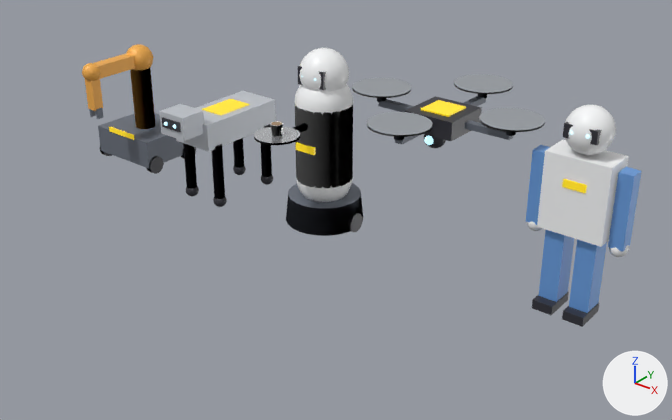
Renders of the glTF model web/public/ar/prueba_sin_escaneo.glb from each side of a commit.
Before and after are seen from a 50 mm lens placed at (3.83, -3.65, 3.0), pointed at (0.54, 0.46, 0.45). The axes (+X, +Y, +Z) are drawn at lower right. The lights are the same throughout. The older version comes first. Both versions are drawn at frame 465 of the action 'entrega_cafe'; the numbers are the values there.

In view in the first picture: 'brazo', 'robot_cuadrupedo', 'robot_dron', 'robot_humanoide', 'robot_industrial', 'robot_servicio'.
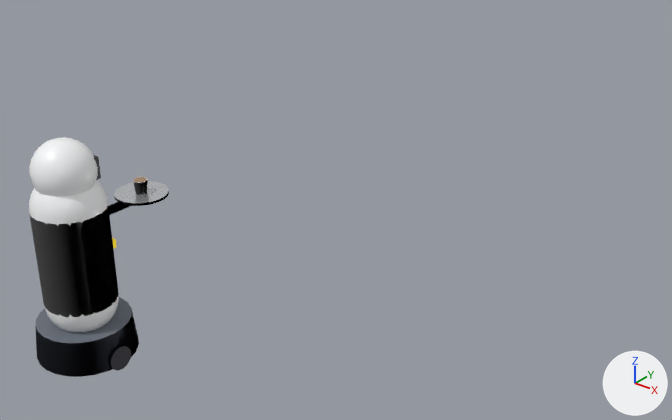
What changed in the scene script:
```text
Change ob_robot_industrial:
    ob_robot_industrial.scale: (1.0, 1.0, 1.0) -> (0.001, 0.001, 0.001)
Change ob_robot_cuadrupedo:
    ob_robot_cuadrupedo.scale: (1.0, 1.0, 1.0) -> (0.001, 0.001, 0.001)
Change ob_robot_servicio:
    ob_robot_servicio.location: (0.0, 1.0, 0.0) -> (0.0, -1.097, 0.0)
    ob_robot_servicio.rotation_euler: (0.0, 0.0, 0.0) -> (0.0, 0.0, 3.142)  # degrees (0, 0, 0) -> degrees (0, 0, 180)
Change ob_robot_dron:
    ob_robot_dron.scale: (1.0, 1.0, 1.0) -> (0.001, 0.001, 0.001)
Change ob_robot_humanoide:
    ob_robot_humanoide.scale: (1.0, 1.0, 1.0) -> (0.001, 0.001, 0.001)
```

Location of each change, (x1, y1, x2, y2) in pixels of the pictures (672 x 420 px):
'robot_servicio', moved, turned
    before: (286, 48, 363, 236)
    after: (29, 137, 139, 377)
'robot_humanoide', rescaled (not visible afterwards)
    before: (526, 105, 642, 327)
'robot_dron', rescaled (not visible afterwards)
    before: (352, 74, 545, 148)
'robot_cuadrupedo', rescaled (not visible afterwards)
    before: (159, 91, 276, 207)
'robot_industrial', rescaled (not visible afterwards)
    before: (82, 44, 196, 174)
'brazo', moved, turned
    before: (254, 121, 308, 145)
    after: (108, 177, 169, 215)
